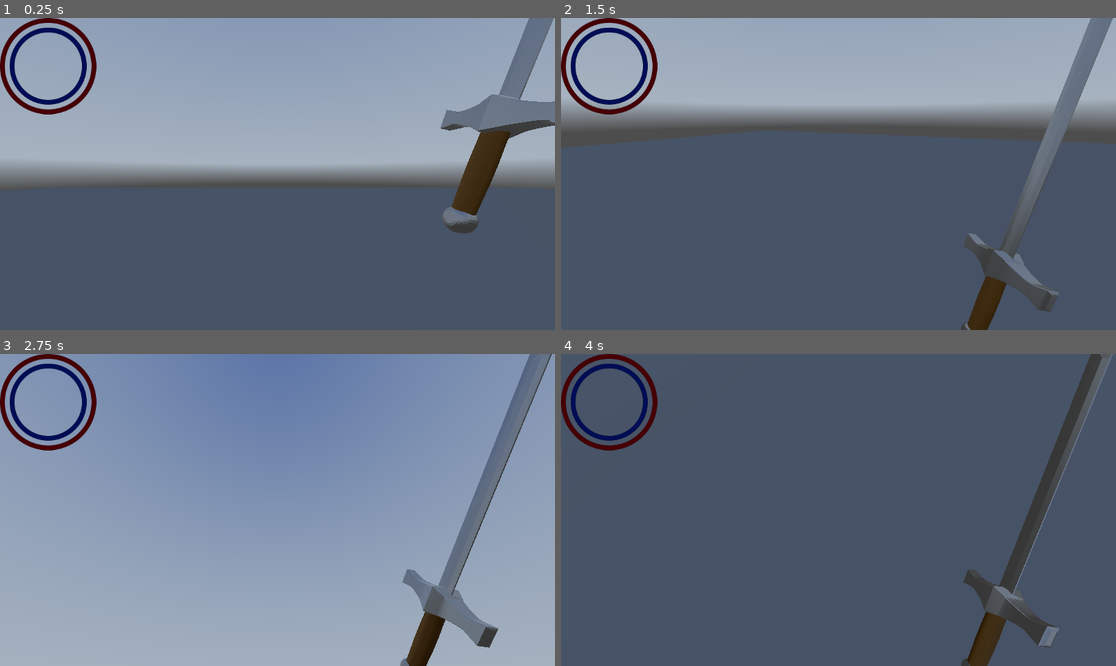
Above: before the commit, frames 1-4 (two rows, left to right).
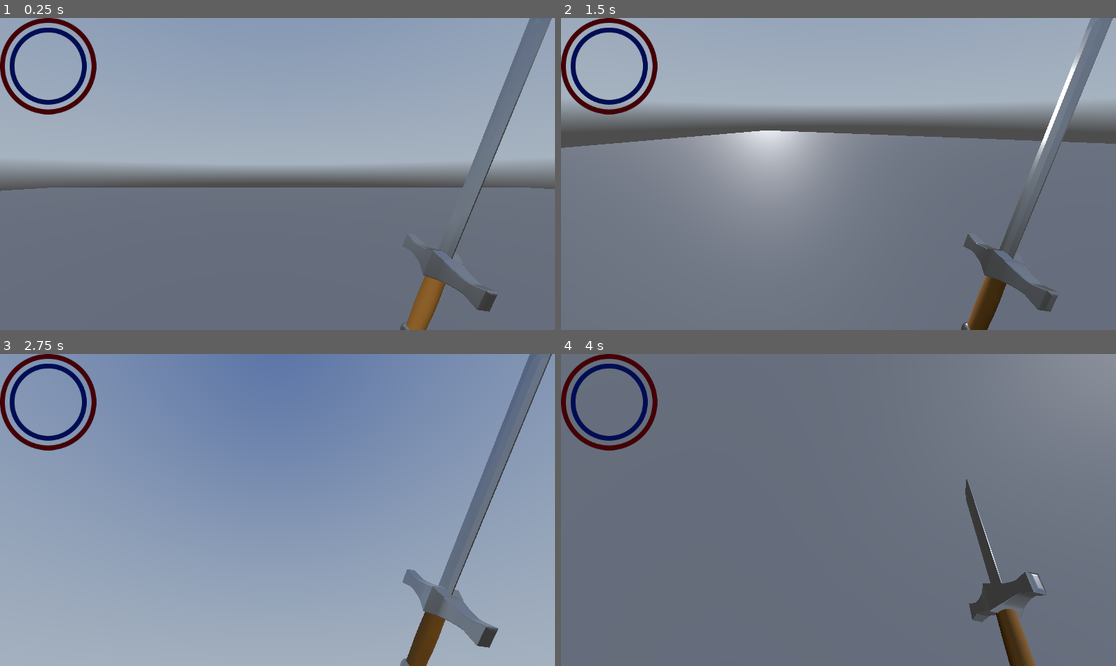
Above: after the commit, the same moments.

Repository: Jackimal5/Hollows-Haven
Game: Godot game, scene res://Scenes/test_area.tscn
Same seed, same stepped clock (60 frames per second), same inputs: the game is played once before the commit and once after it. A sky picture missing from this copy of the repository is replaced by a grey-blue gradient.
Inputs (mouse positions are in pixels of both pictures, inside the frame that each line leads up to):
- Up to frame 1 (0.25 s): no input
- Up to frame 2 (1.5 s): tap Enter at 0.5 s; move the mouse to (960, 158) at 0.52 s; hold D (right) 0.53-1.28 s; hold Shift (sprint) 0.53-1.28 s; click (960, 158) at 0.6 s; tap Space (jump) at 0.77 s; move the mouse to (727, 189) at 1.27 s; hold S (backward) from 1.28 s (still down); tap Shift (sprint) at 1.35 s
- Up to frame 3 (2.75 s): tap Space (jump) at 1.52 s; click (166, 525) at 1.55 s; move the mouse to (333, 441) at 2.02 s; release S (backward) at 2.03 s; hold D (right) from 2.03 s (still down); hold Shift (sprint) from 2.03 s (still down); click (333, 441) at 2.1 s
- Up to frame 4 (4 s): move the mouse to (810, 572) at 2.77 s; release D (right) at 2.78 s; release Shift (sprint) at 2.78 s; hold W (forward) 2.78-3.53 s; tap Shift (sprint) at 2.85 s; tap Space (jump) at 3.02, 3.77 s; click (810, 572) at 3.05 s; move the mouse to (1005, 556) at 3.52 s; hold A (left) from 3.53 s (still down); hold Shift (sprint) from 3.53 s (still down); click (1005, 556) at 3.6 s

The runs differ from the first frame. In frame 1, 47% of the frame differs, in the area x 0-100%, y 0-100%; in frame 2, 59%; in frame 3, 0.4%; in frame 4, 98%.

Commit message:
fixing stuff up

Diff:
--- /dev/null
+++ b/Scenes/player.tscn
@@ -0,0 +1,106 @@
+[gd_scene load_steps=11 format=3 uid="uid://c5cugu7icokbp"]
+
+[ext_resource type="Script" uid="uid://btvyohb56e6xd" path="res://Scripts/player.gd" id="1_fkybt"]
+[ext_resource type="PackedScene" uid="uid://cp0xlar5bqga0" path="res://Assets/Sword.glb" id="2_x3wgy"]
+[ext_resource type="Script" uid="uid://j1ydh2kjkmv1" path="res://Scripts/ui.gd" id="3_3smsa"]
+[ext_resource type="Texture2D" uid="uid://bkbamxqvi1f5w" path="res://Assets/Stamina_Bar-removebg-preview.png" id="4_8erm5"]
+[ext_resource type="Texture2D" uid="uid://dgue1acteo1kt" path="res://Assets/Health_Bar-removebg-preview.png" id="5_f1ek2"]
+
+[sub_resource type="BoxShape3D" id="BoxShape3D_6fnve"]
+size = Vector3(0.03508, 1.1543, 0.0678711)
+
+[sub_resource type="Animation" id="Animation_od0h0"]
+length = 0.001
+tracks/0/type = "position_3d"
+tracks/0/imported = false
+tracks/0/enabled = true
+tracks/0/path = NodePath("CameraOrigin/Sword")
+tracks/0/interp = 1
+tracks/0/loop_wrap = true
+tracks/0/keys = PackedFloat32Array(0, 1, 0.744727, -0.414474, -0.93429)
+tracks/1/type = "rotation_3d"
+tracks/1/imported = false
+tracks/1/enabled = true
+tracks/1/path = NodePath("CameraOrigin/Sword")
+tracks/1/interp = 1
+tracks/1/loop_wrap = true
+tracks/1/keys = PackedFloat32Array(0, 1, 0.0991953, 0.0347886, -0.0988447, 0.989535)
+
+[sub_resource type="Animation" id="Animation_6fnve"]
+resource_name = "swing"
+length = 1.02
+tracks/0/type = "position_3d"
+tracks/0/imported = false
+tracks/0/enabled = true
+tracks/0/path = NodePath("CameraOrigin/Sword")
+tracks/0/interp = 1
+tracks/0/loop_wrap = true
+tracks/0/keys = PackedFloat32Array(0.0333333, 1, 0.744727, -0.414474, -0.93429)
+tracks/1/type = "rotation_3d"
+tracks/1/imported = false
+tracks/1/enabled = true
+tracks/1/path = NodePath("CameraOrigin/Sword")
+tracks/1/interp = 1
+tracks/1/loop_wrap = true
+tracks/1/keys = PackedFloat32Array(0.0333333, 1, 0.0991953, 0.0347886, -0.0988447, 0.989535, 0.266667, 1, -0.450177, -0.0240172, -0.101998, 0.886769, 0.5, 1, -0.745006, -0.0598787, -0.0859944, 0.658776, 0.7, 1, -0.454946, -0.0245661, -0.101868, 0.884332, 0.866667, 1, 0.0991953, 0.0347886, -0.0988447, 0.989535)
+
+[sub_resource type="AnimationLibrary" id="AnimationLibrary_vt2yd"]
+_data = {
+&"RESET": SubResource("Animation_od0h0"),
+&"swing": SubResource("Animation_6fnve")
+}
+
+[sub_resource type="CapsuleShape3D" id="CapsuleShape3D_ifqnq"]
+
+[node name="Player" type="CharacterBody3D"]
+script = ExtResource("1_fkybt")
+
+[node name="CameraOrigin" type="Node3D" parent="."]
+transform = Transform3D(1, 0, 0, 0, 1, 0, 0, 0, 1, 0, 0.49461, 0)
+
+[node name="Sword" parent="CameraOrigin" instance=ExtResource("2_x3wgy")]
+transform = Transform3D(0.978038, 0.202522, 0.0492392, -0.188719, 0.96078, -0.203192, -0.0884588, 0.189437, 0.9779, 0.744727, -0.414474, -0.93429)
+
+[node name="DamageArea" type="Area3D" parent="CameraOrigin/Sword"]
+
+[node name="AreaCollider" type="CollisionShape3D" parent="CameraOrigin/Sword/DamageArea"]
+transform = Transform3D(1, 0, 0, 0, 1, 0, 0, 0, 1, 0.00303042, 0.575262, 0.00251764)
+shape = SubResource("BoxShape3D_6fnve")
+
+[node name="SwordAnimations" type="AnimationPlayer" parent="CameraOrigin/Sword"]
+root_node = NodePath("../../..")
+libraries = {
+&"": SubResource("AnimationLibrary_vt2yd")
+}
+speed_scale = 2.0
+
+[node name="Camera3D" type="Camera3D" parent="CameraOrigin"]
+
+[node name="UI" type="CanvasLayer" parent="CameraOrigin/Camera3D"]
+script = ExtResource("3_3smsa")
+
+[node name="StaminaBar" type="TextureProgressBar" parent="CameraOrigin/Camera3D/UI"]
+offset_right = 40.0
+offset_bottom = 40.0
+step = 0.1
+fill_mode = 4
+radial_initial_angle = 90.0
+texture_under = ExtResource("4_8erm5")
+texture_progress = ExtResource("4_8erm5")
+tint_under = Color(0.000709592, 0.0522006, 0.335589, 1)
+tint_progress = Color(0.300315, 0.408791, 0.959663, 1)
+
+[node name="HealthBar" type="TextureProgressBar" parent="CameraOrigin/Camera3D/UI"]
+offset_right = 40.0
+offset_bottom = 40.0
+step = 0.1
+fill_mode = 4
+radial_initial_angle = 90.0
+texture_under = ExtResource("5_f1ek2")
+texture_progress = ExtResource("5_f1ek2")
+tint_under = Color(0.273796, 0, 0.020587, 1)
+tint_progress = Color(0.733763, 0.106565, 0, 1)
+
+[node name="PlayerCollider" type="CollisionShape3D" parent="."]
+transform = Transform3D(1, 0, 0, 0, 1, 0, 0, 0, 1, 0, 0.168602, 0)
+shape = SubResource("CapsuleShape3D_ifqnq")
--- a/Scenes/test_area.tscn
+++ b/Scenes/test_area.tscn
@@ -1,68 +1,7 @@
-[gd_scene load_steps=16 format=3 uid="uid://bkf2accpow3fq"]
+[gd_scene load_steps=6 format=3 uid="uid://bkf2accpow3fq"]
 
-[ext_resource type="Script" uid="uid://btvyohb56e6xd" path="res://Scripts/player.gd" id="1_15qo1"]
-[ext_resource type="PackedScene" uid="uid://cp0xlar5bqga0" path="res://Assets/Sword.glb" id="2_bc04g"]
-[ext_resource type="Texture2D" uid="uid://bkbamxqvi1f5w" path="res://Assets/Stamina_Bar-removebg-preview.png" id="2_ifqnq"]
-[ext_resource type="Script" uid="uid://j1ydh2kjkmv1" path="res://Scripts/ui.gd" id="2_kbjuv"]
+[ext_resource type="PackedScene" uid="uid://c5cugu7icokbp" path="res://Scenes/player.tscn" id="1_kpu7f"]
 [ext_resource type="Texture2D" uid="uid://bsumctagrpkpw" path="res://Assets/pizzo_pernice_puresky_4k.exr" id="4_kbjuv"]
-[ext_resource type="Texture2D" uid="uid://dgue1acteo1kt" path="res://Assets/Health_Bar-removebg-preview.png" id="4_msx0k"]
-
-[sub_resource type="BoxShape3D" id="BoxShape3D_6fnve"]
-size = Vector3(0.03508, 1.1543, 0.0678711)
-
-[sub_resource type="Animation" id="Animation_vt2yd"]
-resource_name = "Idle"
-tracks/0/type = "position_3d"
-tracks/0/imported = false
-tracks/0/enabled = true
-tracks/0/path = NodePath("CameraOrigin/Sword")
-tracks/0/interp = 1
-tracks/0/loop_wrap = true
-tracks/0/keys = PackedFloat32Array(0.0333333, 1, 0.79101, 0.202877, -0.725657)
-tracks/1/type = "rotation_3d"
-tracks/1/imported = false
-tracks/1/enabled = true
-tracks/1/path = NodePath("CameraOrigin/Sword")
-tracks/1/interp = 1
-tracks/1/loop_wrap = true
-tracks/1/keys = PackedFloat32Array(0, 1, 0, 0, 0, 1, 0.233333, 1, -0.0887639, 0, 0, 0.996053, 0.466667, 1, 0, 0, 0, 1, 0.866667, 1, -0.00253945, 0, 0, 0.999997)
-
-[sub_resource type="Animation" id="Animation_od0h0"]
-length = 0.001
-tracks/0/type = "position_3d"
-tracks/0/imported = false
-tracks/0/enabled = true
-tracks/0/path = NodePath("CameraOrigin/Sword")
-tracks/0/interp = 1
-tracks/0/loop_wrap = true
-tracks/0/keys = PackedFloat32Array(0, 1, 0.79101, 0.202877, -0.725657)
-
-[sub_resource type="Animation" id="Animation_6fnve"]
-resource_name = "swing"
-length = 1.02
-tracks/0/type = "position_3d"
-tracks/0/imported = false
-tracks/0/enabled = true
-tracks/0/path = NodePath("CameraOrigin/Sword")
-tracks/0/interp = 1
-tracks/0/loop_wrap = true
-tracks/0/keys = PackedFloat32Array(0.0333333, 1, 0.744727, -0.414474, -0.93429)
-tracks/1/type = "rotation_3d"
-tracks/1/imported = false
-tracks/1/enabled = true
-tracks/1/path = NodePath("CameraOrigin/Sword")
-tracks/1/interp = 1
-tracks/1/loop_wrap = true
-tracks/1/keys = PackedFloat32Array(0, 1, 0.0991953, 0.0347886, -0.0988447, 0.989535)
-
-[sub_resource type="AnimationLibrary" id="AnimationLibrary_vt2yd"]
-_data = {
-&"Idle": SubResource("Animation_vt2yd"),
-&"RESET": SubResource("Animation_od0h0"),
-&"swing": SubResource("Animation_6fnve")
-}
-
-[sub_resource type="CapsuleShape3D" id="CapsuleShape3D_ifqnq"]
 
 [sub_resource type="PanoramaSkyMaterial" id="PanoramaSkyMaterial_6fnve"]
 panorama = ExtResource("4_kbjuv")
@@ -81,60 +20,10 @@
 use_collision = true
 size = Vector3(47.2154, 1, 42.9697)
 
-[node name="Player" type="CharacterBody3D" parent="."]
-script = ExtResource("1_15qo1")
-
-[node name="CameraOrigin" type="Node3D" parent="Player"]
-transform = Transform3D(1, 0, 0, 0, 1, 0, 0, 0, 1, 0, 0.49461, 0)
-
-[node name="Sword" parent="Player/CameraOrigin" instance=ExtResource("2_bc04g")]
-transform = Transform3D(0.978038, 0.202522, 0.0492392, -0.188719, 0.96078, -0.203192, -0.0884589, 0.189437, 0.9779, 0.79101, 0.202877, -0.725657)
-
-[node name="DamageArea" type="Area3D" parent="Player/CameraOrigin/Sword"]
-
-[node name="AreaCollider" type="CollisionShape3D" parent="Player/CameraOrigin/Sword/DamageArea"]
-transform = Transform3D(1, 0, 0, 0, 1, 0, 0, 0, 1, 0.00303042, 0.575262, 0.00251764)
-shape = SubResource("BoxShape3D_6fnve")
-
-[node name="SwordAnimations" type="AnimationPlayer" parent="Player/CameraOrigin/Sword"]
-root_node = NodePath("../../..")
-libraries = {
-&"": SubResource("AnimationLibrary_vt2yd")
-}
-speed_scale = 1.46
-
-[node name="Camera3D" type="Camera3D" parent="Player/CameraOrigin"]
-
-[node name="UI" type="CanvasLayer" parent="Player/CameraOrigin/Camera3D"]
-script = ExtResource("2_kbjuv")
-
-[node name="StaminaBar" type="TextureProgressBar" parent="Player/CameraOrigin/Camera3D/UI"]
-offset_right = 40.0
-offset_bottom = 40.0
-fill_mode = 5
-radial_initial_angle = 90.0
-texture_under = ExtResource("2_ifqnq")
-texture_progress = ExtResource("2_ifqnq")
-tint_under = Color(0.000709592, 0.0522006, 0.335589, 1)
-tint_progress = Color(0.300315, 0.408791, 0.959663, 1)
-
-[node name="HealthBar" type="TextureProgressBar" parent="Player/CameraOrigin/Camera3D/UI"]
-offset_right = 40.0
-offset_bottom = 40.0
-fill_mode = 4
-radial_initial_angle = 90.0
-texture_under = ExtResource("4_msx0k")
-texture_progress = ExtResource("4_msx0k")
-tint_under = Color(0.273796, 0, 0.020587, 1)
-tint_progress = Color(0.733763, 0.106565, 0, 1)
-
-[node name="PlayerCollider" type="CollisionShape3D" parent="Player"]
-transform = Transform3D(1, 0, 0, 0, 1, 0, 0, 0, 1, 0, 0.168602, 0)
-shape = SubResource("CapsuleShape3D_ifqnq")
+[node name="Player" parent="." instance=ExtResource("1_kpu7f")]
 
 [node name="WorldEnvironment" type="WorldEnvironment" parent="."]
 environment = SubResource("Environment_vt2yd")
 
 [node name="DirectionalLight" type="DirectionalLight3D" parent="."]
 transform = Transform3D(-0.0474305, 0.708348, -0.704268, -0.95922, 0.16439, 0.229943, 0.278654, 0.686454, 0.671665, 0, 0, 0)
-visible = false
--- a/Scripts/player.gd
+++ b/Scripts/player.gd
@@ -23,9 +23,9 @@
 @onready var animation_player = $CameraOrigin/Sword/SwordAnimations
 
 
-#func _ready():
+func _ready():
 	#Captures Mouse
-	#Input.mouse_mode = Input.MOUSE_MODE_CAPTURED
+	Input.mouse_mode = Input.MOUSE_MODE_CAPTURED
 
 func _input(event):
 	#Camera Movement
@@ -68,11 +68,11 @@
 	#Sword Attack
 	if Input.is_action_just_pressed("left_click"):
 		if rest_point_sword == 0:
-			animation_player.speed_scale = 1.5
+			animation_player.speed_scale = 2
 			animation_player.play("swing")
 			rest_point_sword = 1
 		elif rest_point_sword == 1:
-			animation_player.speed_scale = 1.5
+			animation_player.speed_scale = 2
 			animation_player.play_backwards("swing")
 			rest_point_sword = 0
 
@@ -85,6 +85,7 @@
 		if sprinting:
 			velocity.x = move_toward(velocity.x, direction.x * sprinting_speed, acceleration * delta)
 			velocity.z = move_toward(velocity.z, direction.z * sprinting_speed, acceleration * delta)
+			UI.stamina -= 1
 		else:
 			velocity.x = move_toward(velocity.x, direction.x * walking_speed, acceleration * delta)
 			velocity.z = move_toward(velocity.z, direction.z * walking_speed, acceleration * delta)
--- a/Scripts/ui.gd
+++ b/Scripts/ui.gd
@@ -8,14 +8,8 @@
 @onready var StaminaBar: TextureProgressBar = $StaminaBar
 @onready var HealthBar: TextureProgressBar = $HealthBar
 
-func _ready():
-	health = 100
-	stamina = 100
-
 func _process(delta):
-	print("Stamina:", StaminaBar)
-	print("Health:", HealthBar)
-	StaminaBar = $StaminaBar
-	HealthBar = $HealthBar
-	#StaminaBar.value = stamina
-	#HealthBar.value = health
+	print(stamina)
+	if HealthBar != null and StaminaBar != null and stamina != 100:
+		StaminaBar.value = stamina
+		HealthBar.value = health
--- a/project.godot
+++ b/project.godot
@@ -17,7 +17,7 @@
 
 [autoload]
 
-Bar="*res://Scripts/ui.gd"
+UI="*res://Scripts/ui.gd"
 
 [input]
 
